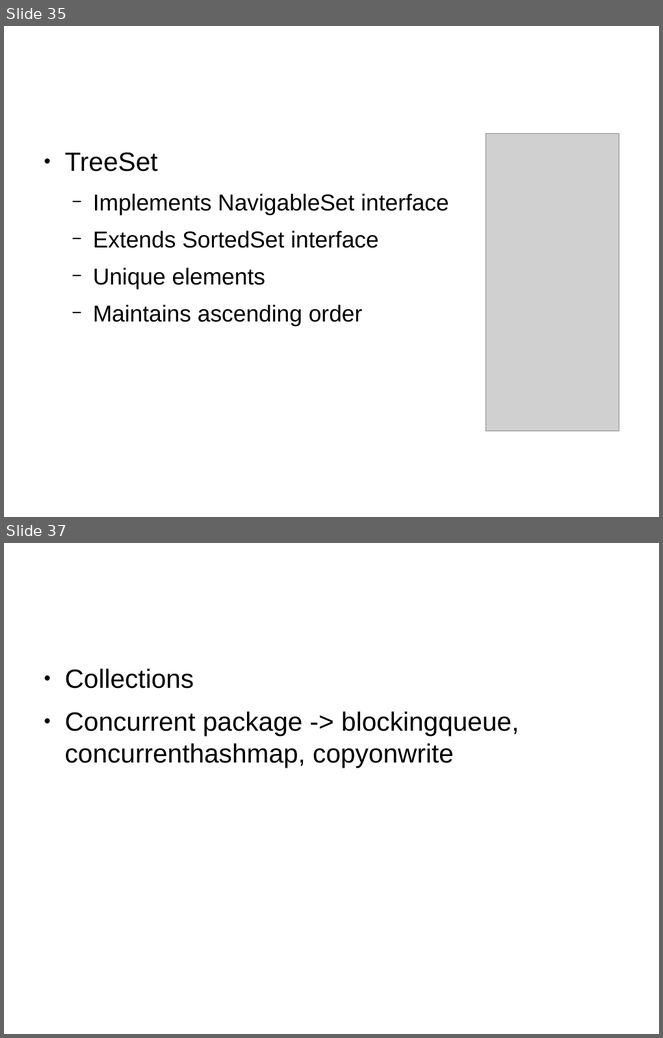
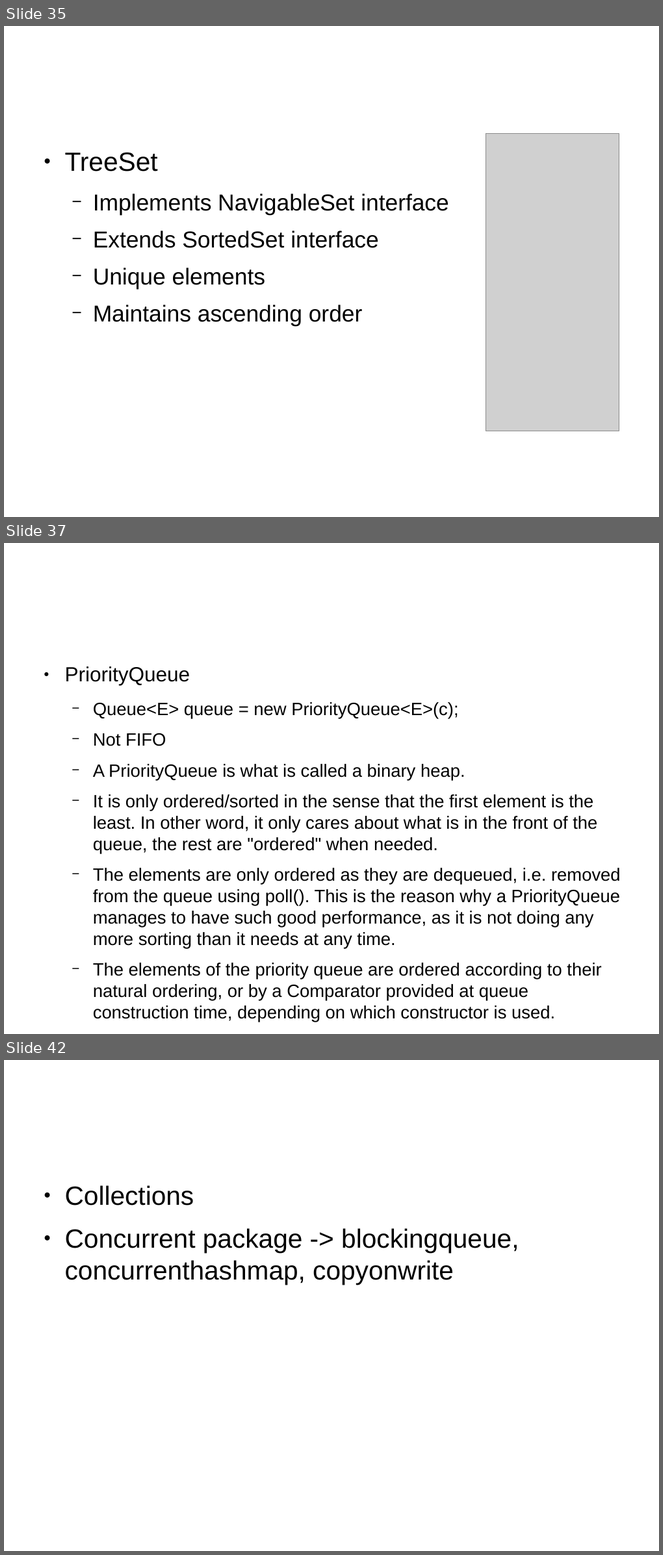
Before and after one commit to shikha-desai/Internship_PreWork, a slide deck: Java/Java_Notes.odp. Shown one above the other, each under a label of ours: slides 35 and 37 before the commit, slides 35, 37 and 42 after it; the slides between them are not shown. The pictures are 663x1038 and 663x1555 pixels, drawn with LibreOffice and Linux fonts; fonts in the diff are those of the drawing; grey boxes stand for pictures; background and template pictures are left out. Boxes give left, top, right and bottom in pixels: in the first picture for what was removed or moved away, otherwise in the second. Text is boxed around its words. In the diff, an @@ line names an element or a change of style, - is before the commit and + after.

```diff
--- a/Java/Java_Notes.odp
+++ b/Java/Java_Notes.odp
@@ slide 37 added at [4, 543, 659, 1034], background picture (left out) @@
@@ text added at [65, 667, 621, 1022], 21.6 pt, text #000000 @@
+● PriorityQueue
+  − Queue<E> queue = new PriorityQueue<E>(c);
+  − Not FIFO
+  − A PriorityQueue is what is called a binary heap.
+  − It is only ordered/sorted in the sense that the first element is the least. In other word, it only cares about what is in the front of the queue, the rest are "ordered" when needed.
+  − The elements are only ordered as they are dequeued, i.e. removed from the queue using poll(). This is the reason why a PriorityQueue manages to have such good performance, as it is not doing any more sorting than it needs at any time.
+  − The elements of the priority queue are ordered according to their natural ordering, or by a Comparator provided at queue construction time, depending on which constructor is used.
@@ what was slide 37 is now slide 42 @@
```
Also in this commit, not shown: 1 slide changed, 5 other slides added, 1 slide removed, 1 other file.
